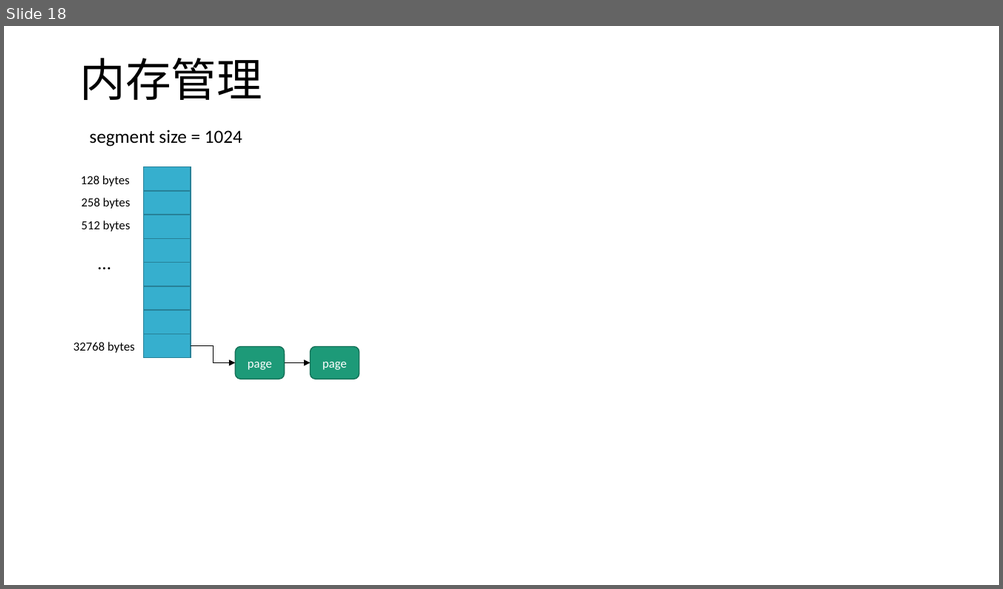
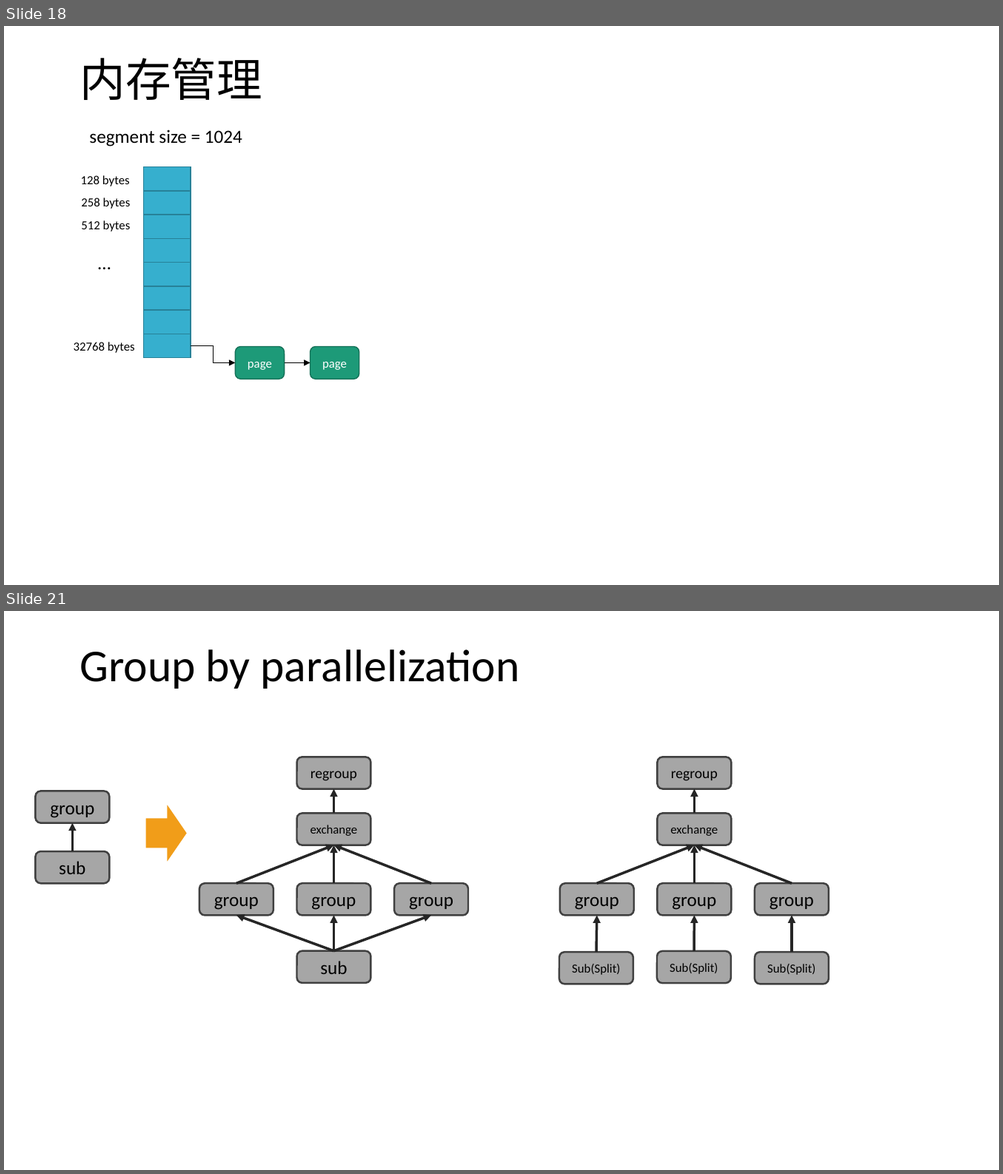
Before and after one commit to scott-zgeng/thor, a slide deck: doc/thor architecture.pptx. Shown one above the other, each under a label of ours: slide 18 before the commit, slides 18 and 21 after it; the slides between them are not shown. The pictures are 1003x589 and 1003x1174 pixels, drawn with LibreOffice and Linux fonts; fonts in the diff are those of the drawing. Boxes give left, top, right and bottom in pixels: in the first picture for what was removed or moved away, otherwise in the second. Text is boxed around its words. In the diff, an @@ line names an element or a change of style, - is before the commit and + after.

```diff
--- a/doc/thor architecture.pptx
+++ b/doc/thor architecture.pptx
@@ slide 21 added at (4,611,999,1170), background #FFFFFF @@
@@ title added at (79,649,520,689), 44 pt, text #000000 @@
+Group by parallelization
@@ rounded rectangle added at (296,758,370,789), fill #A6A6A6, outline #404040 1.75 pt, 14 pt, text #000000 @@
+regroup
@@ rounded rectangle added at (657,758,731,789), fill #A6A6A6, outline #404040 1.75 pt, 14 pt, text #000000 @@
+regroup
@@ rounded rectangle added at (35,792,109,823), fill #A6A6A6, outline #404040 1.75 pt, 18 pt, text #000000 @@
+group
@@ right arrow added at (145,802,188,864), fill #F19D19, outline #FFFFFF 1.5 pt @@
@@ arrow added from (334, 813) to (334, 789), #262626 2.5 pt @@
@@ arrow added from (694, 813) to (694, 789), #262626 2.5 pt @@
@@ arrow added from (73, 851) to (73, 823), #262626 2.5 pt @@
@@ rounded rectangle added at (296,813,370,846), fill #A6A6A6, outline #404040 1.75 pt, 12 pt, text #000000 @@
+exchange
@@ rounded rectangle added at (657,813,731,846), fill #A6A6A6, outline #404040 1.75 pt, 12 pt, text #000000 @@
+exchange
@@ rounded rectangle added at (35,851,109,883), fill #A6A6A6, outline #404040 1.75 pt, 18 pt, text #000000 @@
+sub
@@ arrow added from (236, 883) to (334, 846), #262626 2.5 pt @@
@@ arrow added from (334, 883) to (334, 846), #262626 2.5 pt @@
@@ arrow added from (432, 883) to (334, 846), #262626 2.5 pt @@
@@ arrow added from (597, 883) to (694, 846), #262626 2.5 pt @@
@@ arrow added from (694, 883) to (694, 846), #262626 2.5 pt @@
@@ arrow added from (792, 883) to (694, 846), #262626 2.5 pt @@
@@ rounded rectangle added at (199,883,273,915), fill #A6A6A6, outline #404040 1.75 pt, 18 pt, text #000000 @@
+group
@@ rounded rectangle added at (296,883,370,915), fill #A6A6A6, outline #404040 1.75 pt, 18 pt, text #000000 @@
+group
@@ rounded rectangle added at (394,883,468,915), fill #A6A6A6, outline #404040 1.75 pt, 18 pt, text #000000 @@
+group
@@ rounded rectangle added at (560,883,634,915), fill #A6A6A6, outline #404040 1.75 pt, 18 pt, text #000000 @@
+group
@@ rounded rectangle added at (657,883,731,915), fill #A6A6A6, outline #404040 1.75 pt, 18 pt, text #000000 @@
+group
@@ rounded rectangle added at (754,883,828,915), fill #A6A6A6, outline #404040 1.75 pt, 18 pt, text #000000 @@
+group
@@ arrow added from (334, 951) to (236, 915), #262626 2.5 pt @@
@@ arrow added from (334, 951) to (334, 915), #262626 2.5 pt @@
@@ arrow added from (334, 951) to (432, 915), #262626 2.5 pt @@
@@ arrow added from (597, 952) to (597, 915), #262626 2.5 pt @@
@@ arrow added from (694, 951) to (694, 915), #262626 2.5 pt @@
@@ arrow added from (792, 952) to (792, 915), #262626 2.5 pt @@
@@ rounded rectangle added at (296,951,370,983), fill #A6A6A6, outline #404040 1.75 pt, 18 pt, text #000000 @@
+sub
@@ rounded rectangle added at (559,952,633,984), fill #A6A6A6, outline #404040 1.75 pt, 12 pt, text #000000 @@
+Sub(Split)
@@ rounded rectangle added at (657,951,731,983), fill #A6A6A6, outline #404040 1.75 pt, 12 pt, text #000000 @@
+Sub(Split)
@@ rounded rectangle added at (754,952,828,984), fill #A6A6A6, outline #404040 1.75 pt, 12 pt, text #000000 @@
+Sub(Split)
```
Also in this commit, not shown: 5 other slides added, 1 other file.
